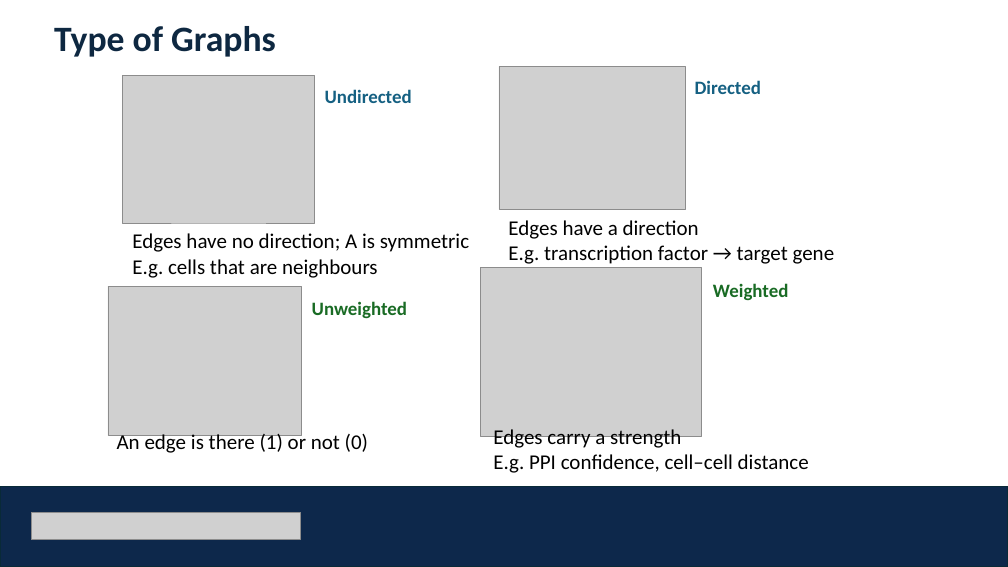
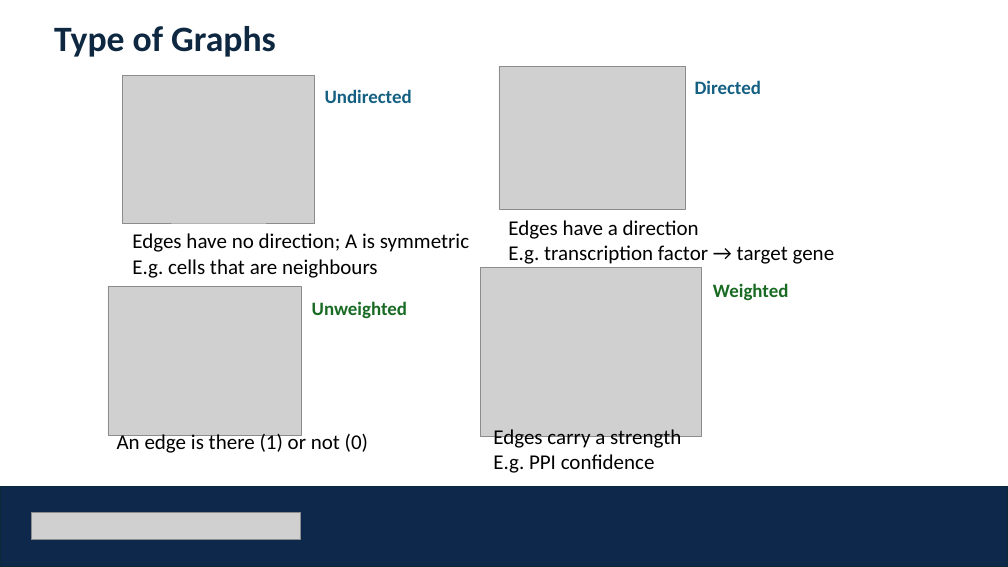
Before and after one commit to gnsrivastava/Teaching, a slide deck: slide 5 of GCN/GraphLearning_Omics.pptx (slide 4 before the commit). Drawn at 1008x567 pixels with LibreOffice and Linux fonts; fonts in the diff are those of the drawing; grey boxes stand for pictures. Boxes give left, top, right and bottom in pixels: in the first picture for what was removed or moved away, otherwise in the second. Text is boxed around its words. In the diff, an @@ line names an element or a change of style, - is before the commit and + after.

```diff
--- a/GCN/GraphLearning_Omics.pptx
+++ b/GCN/GraphLearning_Omics.pptx
@@ text at (x1=493, y1=454, x2=655, y2=473): text changed @@
-E.g. PPI confidence, cell–cell distance
+E.g. PPI confidence
```
Also in this commit, not shown: 3 other slides changed, 4 other files.
